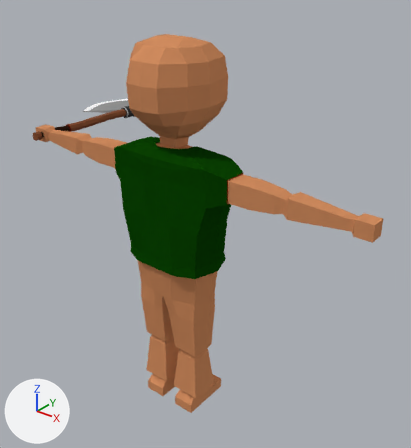
The Blender file player.blend: old version first, new version second.
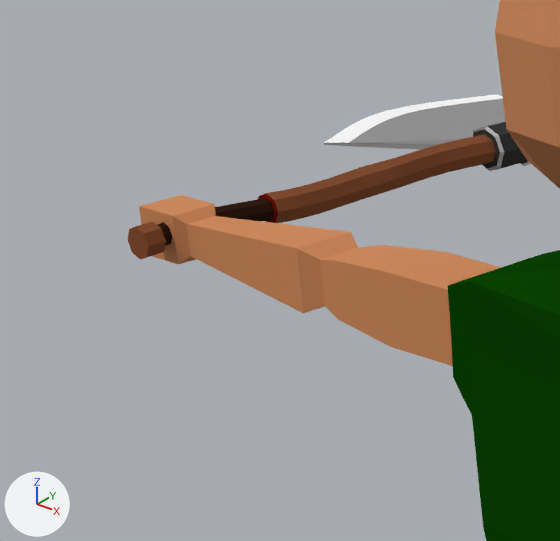
There are two pictures of each version: one whole from a 50 mm camera at (1.72, -1.96, 2.32) aimed at (-0.12, 0.35, 0.89), one close up on the part from 0% to 35% of the width and 17% to 47% of the height. Every picture has the same lights, and +X, +Y and +Z are marked at lower left.

The first close-up shows 'Axe', 'Shirt', 'model_player_v4'.
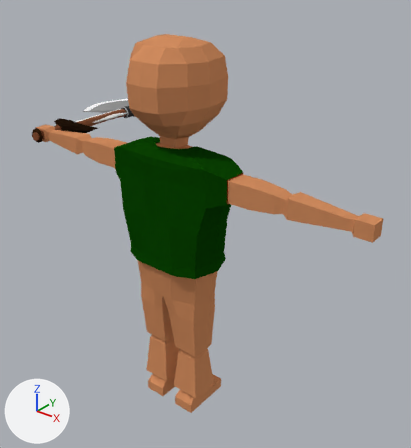
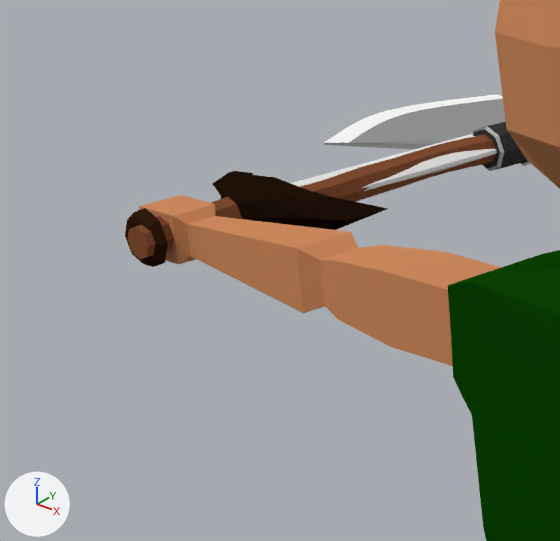
Changed parts and their boxes (x1, y1, x2, y2) in the close-ups (560 x 541 px):
'Sword', added (black)
    after: (125, 134, 497, 267)

What changed in the scene script:
```text
Add me_cylinder_019:
    me_cylinder_019.from_pydata(...)  # 147 vertices, 152 faces; spans x -0.044..0.044, y -0.159..0.159, z -0.089..1.1
    me_cylinder_019.materials.append(mat_imphenzia)  # picture img_palette_v2_png_002
Add ob_sword:
    ob_sword = bpy.data.objects.new('Sword', me_cylinder_019)
    ob_sword.location = (-0.976, -0.034, 1.366)
    ob_sword.rotation_euler = (-1.571, 1.571, 0.0)  # degrees (-90, 90, 0)
```
